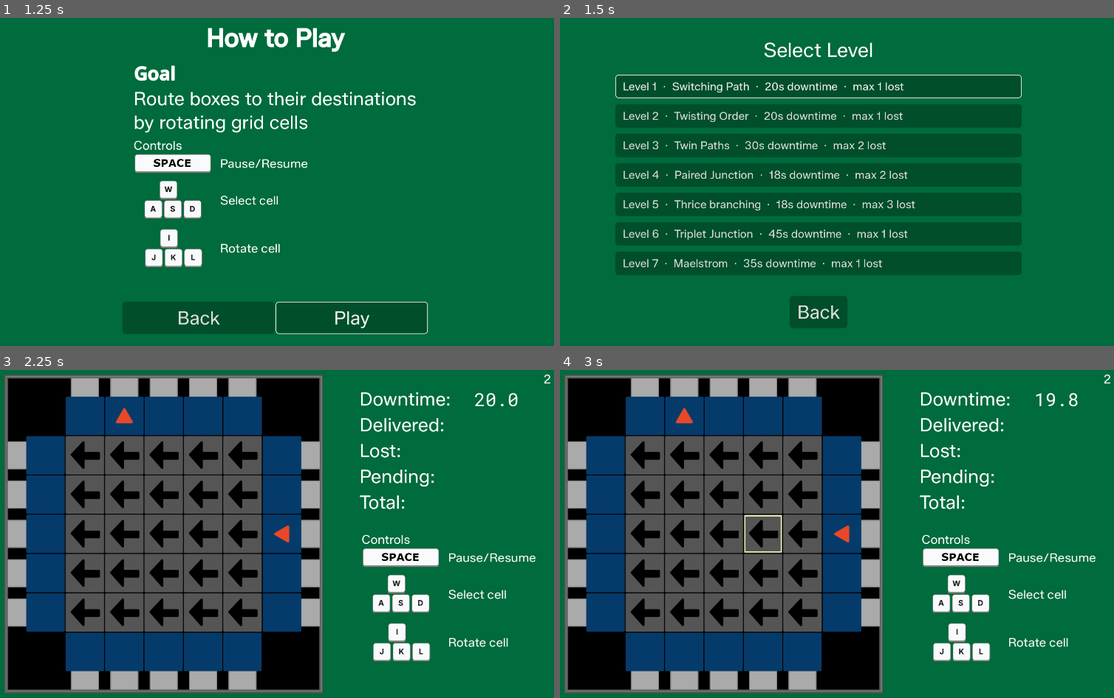
Above: before the commit, frames 1-4 (two rows, left to right).
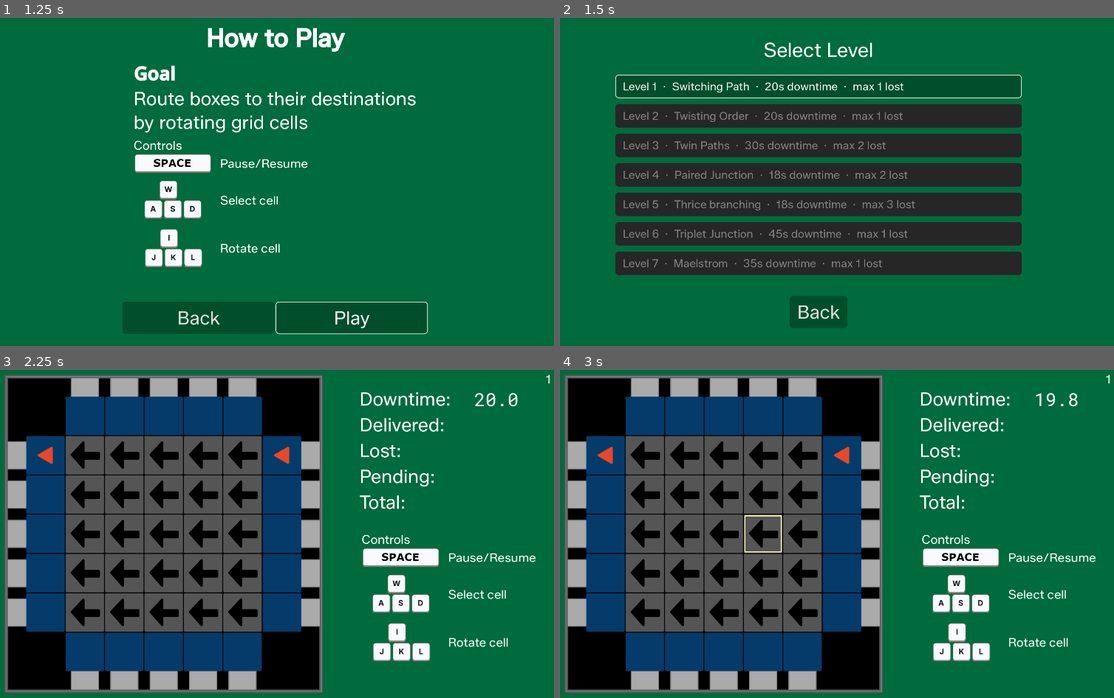
Above: after the commit, the same moments.

Repository: johnbradley/distribution
Game: Godot game, scene res://assets/screens/start_scene.tscn
The game is run twice, just before and just after one commit, with the same random seed, the same clock (stepped at 60 frames per second) and the same inputs.
Inputs (mouse positions are in pixels of both pictures, inside the frame that each line leads up to):
- Up to frame 1 (1.25 s): click "Start" at 0.5 s
- Up to frame 2 (1.5 s): click "Play" at 1.25 s
- Up to frame 3 (2.25 s): click "Level 2 · Twisting Order · 20…" (after the commit: "Level 1 · Switching Path · 20…") at 2 s
- Up to frame 4 (3 s): tap Enter (ui_accept) at 2.75 s; move the mouse to (947, 517) at 2.77 s; hold D (right) from 2.78 s (still down); hold Shift from 2.78 s (still down); click (947, 517) at 2.92 s

Frame 1 is identical in both runs. In frame 2, 32% of the frame differs, in the area x 10-84%, y 26-79%; in frame 3, 0.4%; in frame 4, 0.4%.

Commit message:
Re-enable levels locked by default

Diff:
--- a/assets/screens/level_select_scene.gd
+++ b/assets/screens/level_select_scene.gd
@@ -6,7 +6,7 @@
     for i in range(1, 8):
         var button: Button = get_node("%%%s" % ["Level%d" % i])
         button.pressed.connect(_on_level_pressed.bind(i))
-        button.disabled = false # i > GameManager.unlocked_level
+        button.disabled = i > GameManager.unlocked_level
         var level_data = LevelData.read_level_data(i)
         if level_data:
             var parts: Array[String] = ["Level %d" % i]
